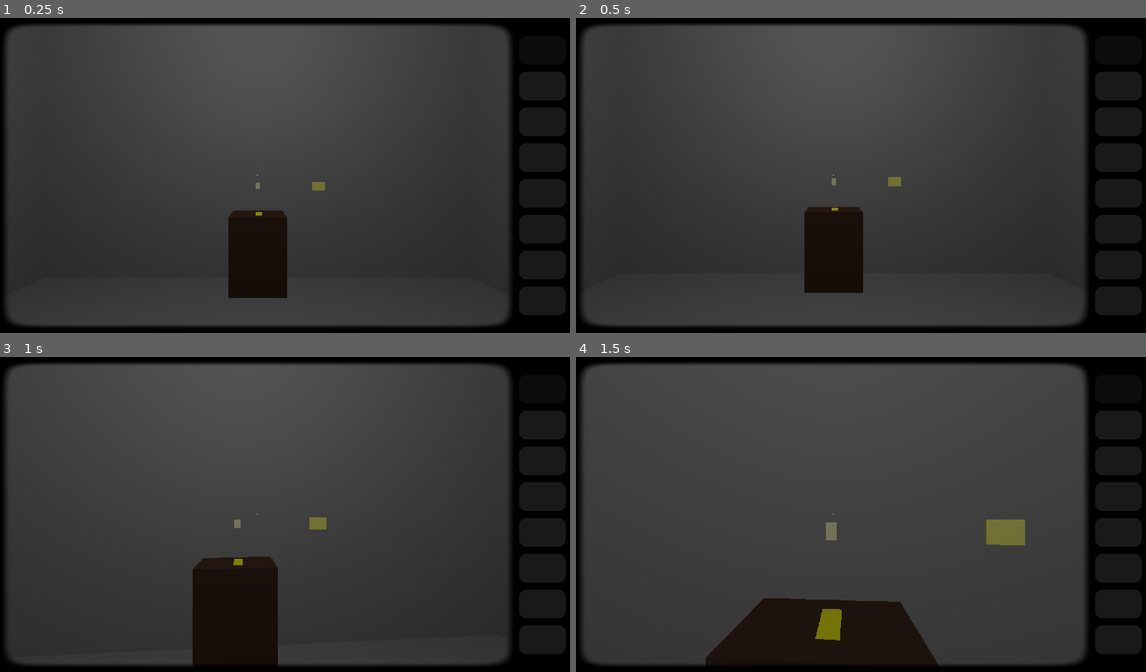
Above: before the commit, frames 1-4 (two rows, left to right).
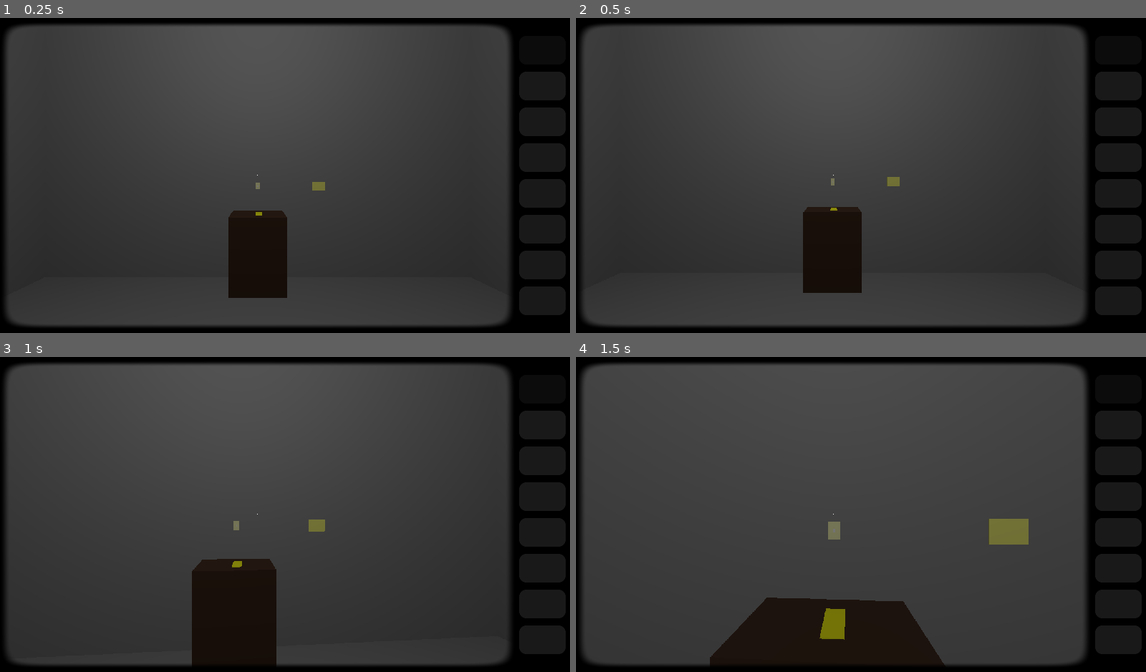
Above: after the commit, the same moments.

Repository: kaikzyx/ermo
Game: Godot game, scene res://source/core/main_ui.tscn
The game is run twice, just before and just after one commit, with the same random seed, the same clock (stepped at 60 frames per second) and the same inputs.
Inputs (mouse positions are in pixels of both pictures, inside the frame that each line leads up to):
- Up to frame 1 (0.25 s): no input
- Up to frame 2 (0.5 s): no input
- Up to frame 3 (1 s): tap Enter at 0.5 s; move the mouse to (319, 514) at 0.52 s; hold W (forward) from 0.53 s (still down); click (319, 514) at 0.6 s
- Up to frame 4 (1.5 s): keep holding W (forward); move the mouse to (832, 514) at 1.27 s; right-click (832, 514) at 1.35 s

Frame 1 is identical in both runs. In frame 2, 0.2% of the frame differs, in the area x 39-58%, y 50-88%; in frame 3, 0.3%; in frame 4, 0.7%, in the area x 22-80%, y 51-98%.

Commit message:
Added balancing the player's head when moving.

Diff:
--- a/source/player/player.gd
+++ b/source/player/player.gd
@@ -1,12 +1,16 @@
 class_name Player extends CharacterBody3D
 
-@onready var interator: Interator = $Head/Interator
+@onready var interator: Interator = $Pivot/Head/Interator
 @onready var inventory: Inventory = $Inventory
 var speed: float = 2.5
 var acceleration: float = 7.5
 var controllable: bool = true
 
-@onready var _head: Node3D = $Head
+@onready var _head: Node3D = $Pivot/Head
+var _head_shake_frequency: float = 0.005
+var _head_shake_intensity: float = 0.05
+var _head_shake_acceleration: float = 5.0
+
 static var _mouse_sensitivity: float = 0.001
 static var _camera_threshold: float = deg_to_rad(70.0)
 
@@ -24,6 +28,15 @@
 	var goal: Vector3 = velocity.lerp(movement * speed, acceleration * delta)
 	velocity = Vector3(goal.x, velocity.y, goal.z)
 
+	# Head shaking.
+	var shake: Vector3 = Vector3.ZERO
+
+	if is_on_floor():
+		var frequency: float = Time.get_ticks_msec() * _head_shake_frequency * floor(velocity.length())
+		shake = Vector3(cos(frequency / 2.0) / 2.0, sin(frequency), sin(frequency) / 2.0)
+
+	_head.position = _head.position.lerp(shake * _head_shake_intensity, _head_shake_acceleration * delta)
+
 	# Gravity logic.
 	if not is_on_floor():
 		velocity.y -= ProjectSettings.get_setting("physics/3d/default_gravity") as float * delta
--- a/source/player/player.tscn
+++ b/source/player/player.tscn
@@ -26,12 +26,14 @@
 [node name="Mesh" type="MeshInstance3D" parent="."]
 mesh = SubResource("CapsuleMesh_ld0db")
 
-[node name="Head" type="Node3D" parent="."]
+[node name="Pivot" type="Node3D" parent="."]
 transform = Transform3D(1, 0, 0, 0, 1, 0, 0, 0, 1, 0, 0.865, -0.2)
 
-[node name="Interator" parent="Head" instance=ExtResource("2_28pyk")]
+[node name="Head" type="Node3D" parent="Pivot"]
 
-[node name="Camera" type="Camera3D" parent="Head"]
+[node name="Interator" parent="Pivot/Head" instance=ExtResource("2_28pyk")]
+
+[node name="Camera" type="Camera3D" parent="Pivot/Head"]
 
 [node name="Inventory" type="Node" parent="."]
 script = ExtResource("3_5tg40")
